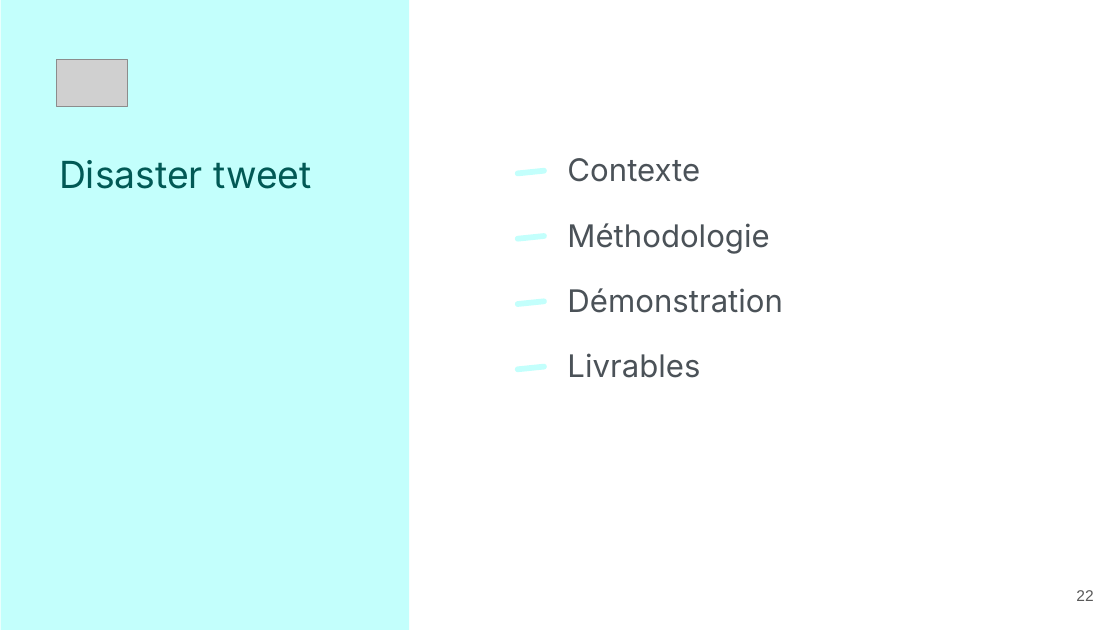
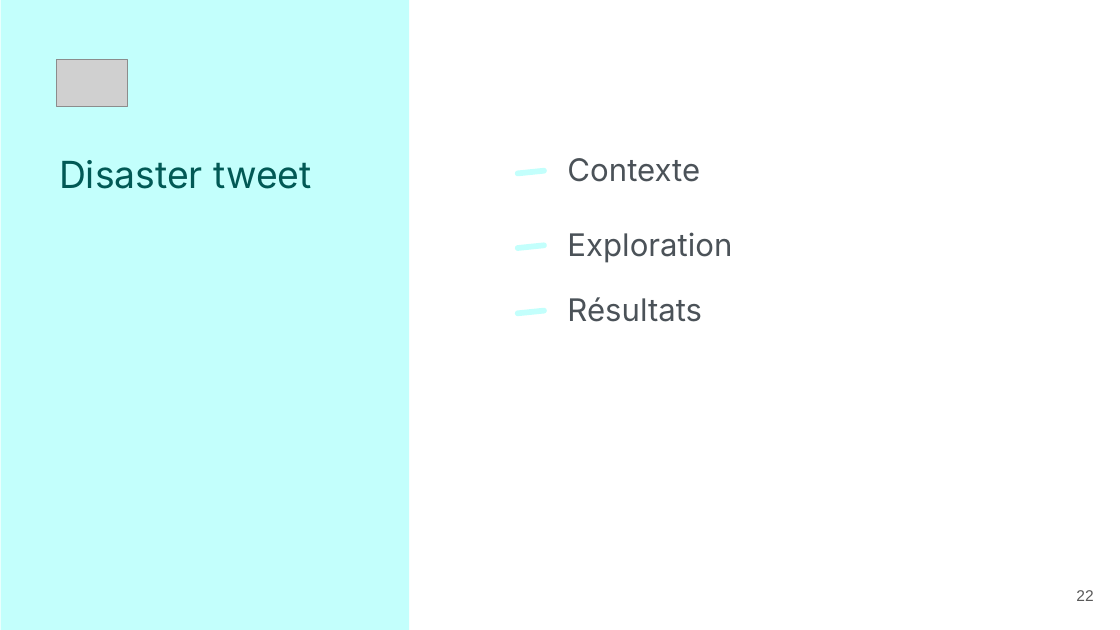
Before and after one commit to MKrouma/Jedha_Presentation, a slide deck: slide 22 of Jedha_certification.pptx. Drawn at 1120x630 pixels with LibreOffice and Linux fonts; fonts in the diff are those of the drawing; grey boxes stand for pictures. Boxes give left, top, right and bottom in pixels: in the first picture for what was removed or moved away, otherwise in the second. Text is boxed around its words. In the diff, an @@ line names an element or a change of style, - is before the commit and + after.

Commit message:
presentation last version

```diff
--- a/Jedha_certification.pptx
+++ b/Jedha_certification.pptx
@@ title removed at box(567, 223, 769, 254) @@
-Méthodologie
@@ title added at box(567, 232, 732, 263), 20 pt, text #4B5258 @@
+Exploration
@@ rounded rectangle: place and size @@
-rounded rectangle at box(515, 232, 548, 241)
+rounded rectangle at box(515, 243, 548, 251)
@@ title removed at box(567, 288, 783, 313) @@
-Démonstration
@@ title added at box(567, 297, 702, 322), 20 pt, text #4B5258 @@
+Résultats
@@ rounded rectangle: place and size @@
-rounded rectangle at box(515, 299, 548, 307)
+rounded rectangle at box(515, 307, 548, 316)
@@ title removed at box(567, 353, 700, 378) @@
-Livrables
@@ rounded rectangle removed at box(515, 363, 548, 372) @@
```
Also in this commit, not shown: 1 other slide changed, 4 slides added, 4 slides removed.
